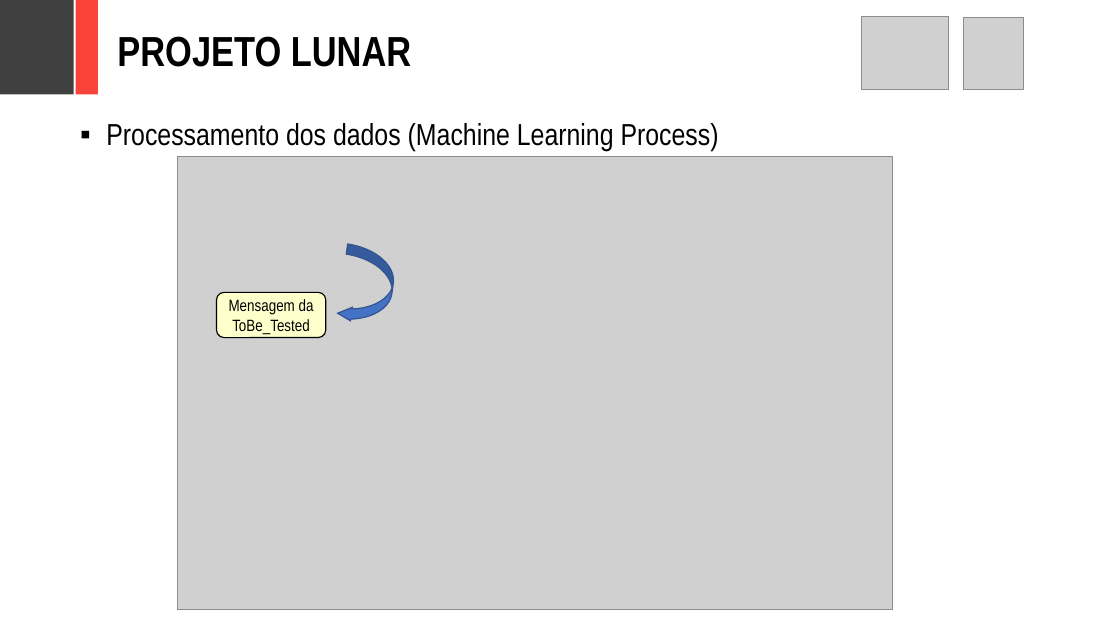
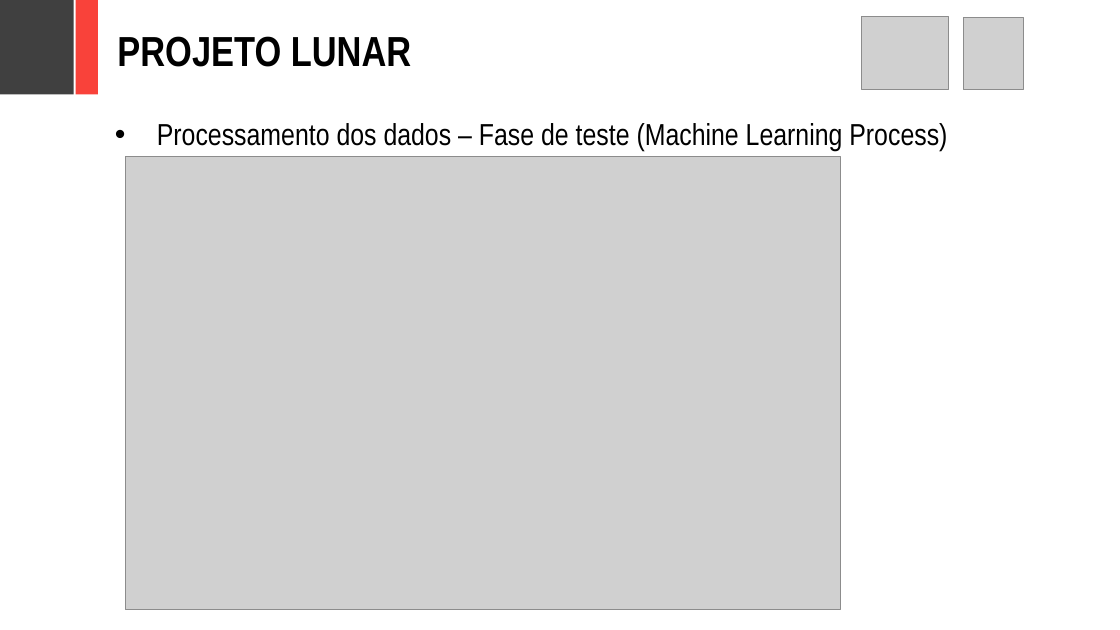
Before and after one commit to adornodev/TCC-Lunar, a slide deck: slide 21 of FinalCourseAssignment/Lunar.pptx (slide 24 before the commit). Drawn at 1120x630 pixels with LibreOffice and Linux fonts; fonts in the diff are those of the drawing; grey boxes stand for pictures. Boxes give left, top, right and bottom in pixels: in the first picture for what was removed or moved away, otherwise in the second. Text is boxed around its words. In the diff, an @@ line names an element or a change of style, - is before the commit and + after.

```diff
--- a/FinalCourseAssignment/Lunar.pptx
+++ b/FinalCourseAssignment/Lunar.pptx
@@ text at (x1=157, y1=123, x2=947, y2=151): text changed @@
-▪ Processamento dos dados (Machine Learning Process)
+• Processamento dos dados – Fase de teste (Machine Learning Process)
@@ picture moved from (x1=177, y1=156, x2=892, y2=610) to (x1=125, y1=156, x2=840, y2=610) @@
@@ curved right arrow removed at (x1=337, y1=244, x2=399, y2=328) @@
@@ rounded rectangle removed at (x1=217, y1=292, x2=326, y2=338) @@
-Mensagem da ToBe_Tested
```
Also in this commit, not shown: 18 other slides changed, 1 slide added, 4 slides removed, 2 other files.
